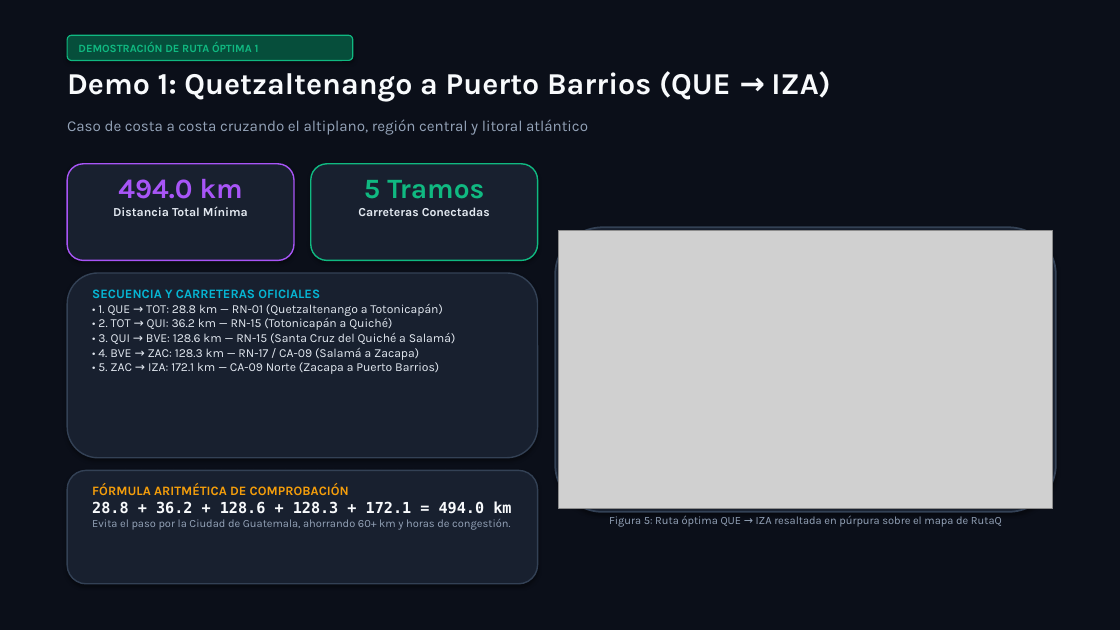
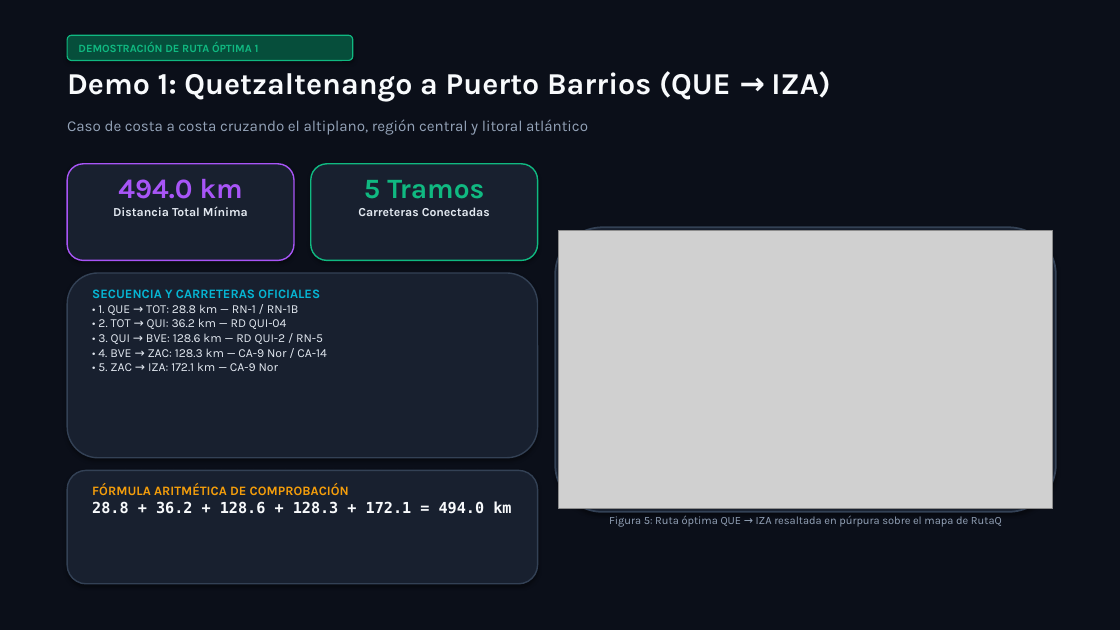
Before and after one commit to Criss-paz/rutaq, a slide deck: slide 6 of docs/proyecto2/presentacion/Presentacion_Transporte_Express.pptx. Drawn at 1120x630 pixels with LibreOffice and Linux fonts; fonts in the diff are those of the drawing; grey boxes stand for pictures. Boxes give left, top, right and bottom in pixels: in the first picture for what was removed or moved away, otherwise in the second. Text is boxed around its words. In the diff, an @@ line names an element or a change of style, - is before the commit and + after.

```diff
--- a/docs/proyecto2/presentacion/Presentacion_Transporte_Express.pptx
+++ b/docs/proyecto2/presentacion/Presentacion_Transporte_Express.pptx
@@ text at (x1=98, y1=304, x2=327, y2=371): text changed @@
-• 1. QUE → TOT: 28.8 km — RN-01 (Quetzaltenango a Totonicapán)
-• 2. TOT → QUI: 36.2 km — RN-15 (Totonicapán a Quiché)
-• 3. QUI → BVE: 128.6 km — RN-15 (Santa Cruz del Quiché a Salamá)
-• 4. BVE → ZAC: 128.3 km — RN-17 / CA-09 (Salamá a Zacapa)
-• 5. ZAC → IZA: 172.1 km — CA-09 Norte (Zacapa a Puerto Barrios)
+• 1. QUE → TOT: 28.8 km — RN-1 / RN-1B
+• 2. TOT → QUI: 36.2 km — RD QUI-04
+• 3. QUI → BVE: 128.6 km — RD QUI-2 / RN-5
+• 4. BVE → ZAC: 128.3 km — CA-9 Nor / CA-14
+• 5. ZAC → IZA: 172.1 km — CA-9 Nor
@@ text at (x1=92, y1=519, x2=510, y2=530): paragraph removed @@
-Evita el paso por la Ciudad de Guatemala, ahorrando 60+ km y horas de congestión.
```
Also in this commit, not shown: 7 other slides changed, 2 other files.
